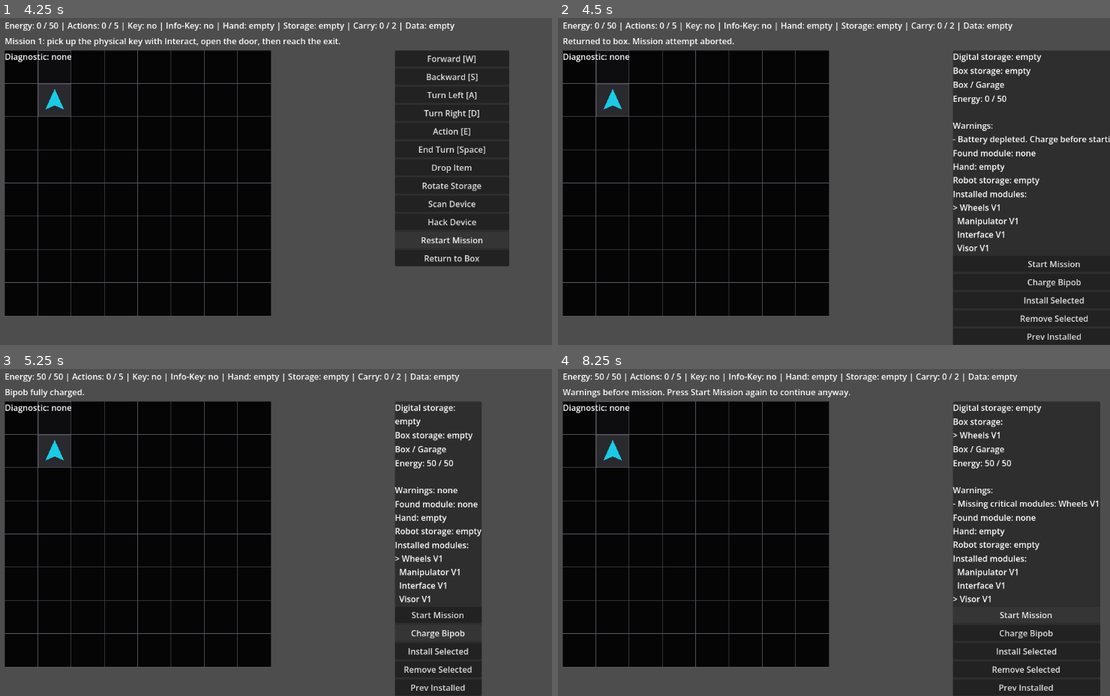
Above: before the commit, frames 1-4 (two rows, left to right).
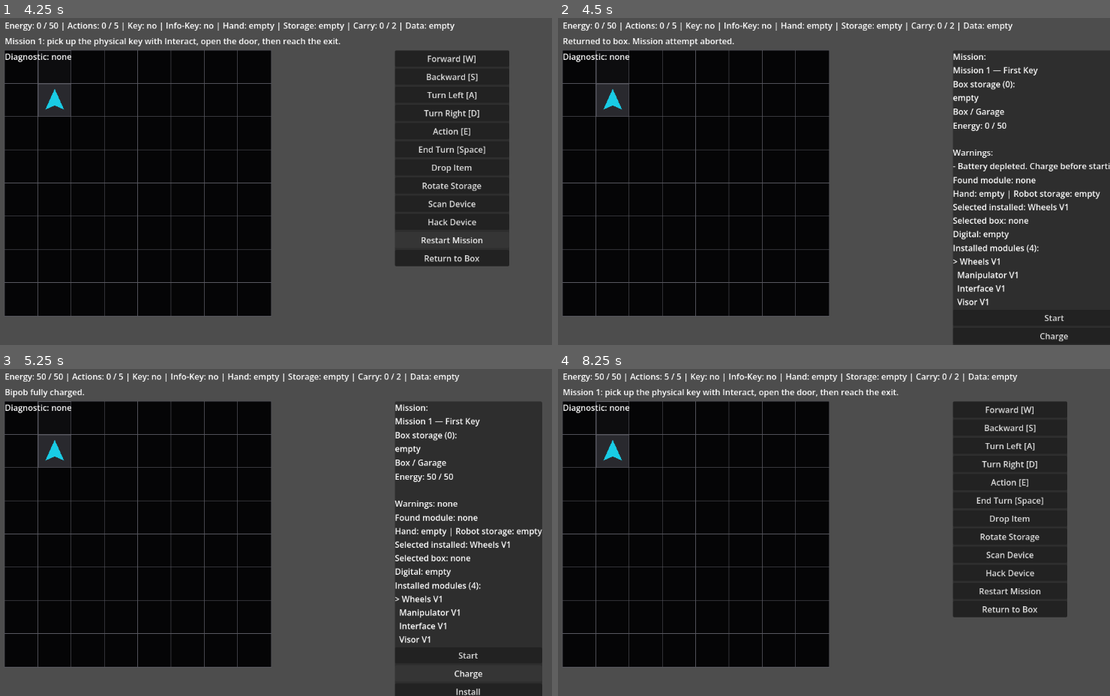
Above: after the commit, the same moments.

Repository: JUSTConnect/bibop
Game: Godot game, scene res://scenes/main.tscn
Two runs of this game, one before a commit and one after it. Both use one fixed random seed, a clock stepped at 60 frames per second and the inputs below.
Inputs (mouse positions are in pixels of both pictures, inside the frame that each line leads up to):
- Up to frame 1 (4.25 s): click "Drop Item" at 0.5 s; click "Rotate Storage" at 1.25 s; click "Scan Device" at 2 s; click "Hack Device" at 2.75 s; click "Restart Mission" at 3.5 s
- Up to frame 2 (4.5 s): click "Return to Box" at 4.25 s
- Up to frame 3 (5.25 s): click "Charge Bipob" (after the commit: "Charge") at 5 s
- Up to frame 4 (8.25 s): click "Install Selected" (after the commit: "Install") at 5.75 s; click (994, 669) at 6.5 s, where only the run before the commit has a clickable "Remove Selected"; click (1027, 686) at 7.25 s, where only the run before the commit has a clickable "Prev Installed"; click "Start Mission" (after the commit: "Start") at 8 s

Frame 1 is identical in both runs. In frame 2, 4.0% of the frame differs, in the area x 71-100%, y 10-99%; in frame 3, 12%; in frame 4, 13%, in the area x 0-99%, y 1-100%.

Commit message:
BIB-362 compact Box UI text and controls to avoid overflow

Diff:
--- a/scripts/ui/game_ui.gd
+++ b/scripts/ui/game_ui.gd
@@ -43,6 +43,72 @@
 var next_installed_button: Button
 var prev_box_button: Button
 var next_box_button: Button
+
+func get_short_module_name(module: BipobModule) -> String:
+	if module == null:
+		return "empty"
+	return bipob.get_module_display_name(module)
+
+func get_selected_installed_module_text() -> String:
+	if bipob == null or bipob.installed_modules.is_empty():
+		return "Selected installed: none"
+	clamp_box_selection_indexes()
+	var module: BipobModule = bipob.installed_modules[selected_installed_module_index]
+	return "Selected installed: " + get_short_module_name(module)
+
+func get_selected_box_module_text() -> String:
+	if bipob == null or bipob.box_storage.is_empty():
+		return "Selected box: none"
+	clamp_box_selection_indexes()
+	var module: BipobModule = bipob.box_storage[selected_box_storage_index]
+	return "Selected box: " + get_short_module_name(module)
+
+func get_compact_module_window(modules: Array, selected_index: int, max_lines: int = 4) -> Array[String]:
+	if modules.is_empty():
+		return ["empty"]
+
+	var total: int = modules.size()
+	var safe_index: int = clampi(selected_index, 0, total - 1)
+	var window_size: int = mini(max_lines, total)
+	var start_idx: int = clampi(safe_index - int(window_size / 2), 0, total - window_size)
+	var end_idx: int = start_idx + window_size - 1
+	var lines: Array[String] = []
+
+	if start_idx > 0:
+		lines.append("... ")
+
+	for index in range(start_idx, end_idx + 1):
+		var marker := "  "
+		if index == safe_index:
+			marker = "> "
+		lines.append("%s%s" % [marker, get_short_module_name(modules[index])])
+
+	if end_idx < total - 1:
+		lines.append("... ")
+
+	return lines
+
+func get_digital_storage_short_text() -> String:
+	if bipob == null:
+		return "Digital: empty"
+	if bipob.has_method("get_digital_storage_short_text"):
+		var short_text := str(bipob.get_digital_storage_short_text())
+		if short_text.is_empty() or short_text == "empty":
+			return "Digital: empty"
+		return "Digital: %s" % short_text
+	if bipob.has_method("get_digital_storage_text"):
+		var full_text := str(bipob.get_digital_storage_text())
+		if full_text.begins_with("Digital storage:\n- "):
+			var list_text := full_text.trim_prefix("Digital storage:\n- ").replace("\n- ", ", ")
+			if list_text.is_empty():
+				return "Digital: empty"
+			return "Digital: %s" % list_text
+		if full_text.begins_with("Digital storage: "):
+			var one_line := full_text.trim_prefix("Digital storage: ")
+			if one_line.is_empty() or one_line == "empty":
+				return "Digital: empty"
+			return "Digital: %s" % one_line
+	return "Digital: empty"
 
 func _ready() -> void:
 	if status_label != null:
@@ -160,30 +226,33 @@
 	if charge_button != null:
 		charge_button.pressed.connect(_on_charge_button_pressed)
 	if install_module_button != null:
-		install_module_button.text = "Install Selected"
+		install_module_button.text = "Install"
 		install_module_button.pressed.connect(_on_install_selected_box_module_pressed)
 	if start_mission_button != null:
+		start_mission_button.text = "Start"
 		start_mission_button.pressed.connect(_on_start_mission_button_pressed)
 	if box_screen != null:
 		var button_row := box_screen.get_node_or_null("PanelContainer/VBoxContainer/ButtonRow")
 		if button_row != null:
+			if charge_button != null:
+				charge_button.text = "Charge"
 			remove_module_button = Button.new()
 			remove_module_button.name = "RemoveModuleButton"
-			remove_module_button.text = "Remove Selected"
+			remove_module_button.text = "Remove"
 			remove_module_button.focus_mode = Control.FOCUS_NONE
 			button_row.add_child(remove_module_button)
 			remove_module_button.pressed.connect(_on_remove_selected_module_pressed)
 
 			prev_installed_button = Button.new()
 			prev_installed_button.name = "PrevInstalledButton"
-			prev_installed_button.text = "Prev Installed"
+			prev_installed_button.text = "Prev Inst"
 			prev_installed_button.focus_mode = Control.FOCUS_NONE
 			button_row.add_child(prev_installed_button)
 			prev_installed_button.pressed.connect(_on_prev_installed_pressed)
 
 			next_installed_button = Button.new()
 			next_installed_button.name = "NextInstalledButton"
-			next_installed_button.text = "Next Installed"
+			next_installed_button.text = "Next Inst"
 			next_installed_button.focus_mode = Control.FOCUS_NONE
 			button_row.add_child(next_installed_button)
 			next_installed_button.pressed.connect(_on_next_installed_pressed)
@@ -401,7 +470,13 @@
 		if warnings.is_empty():
 			box_status_label.text += "\n\nWarnings: none"
 		else:
-			box_status_label.text += "\n\nWarnings:\n- %s" % "\n- ".join(warnings)
+			var compact_warnings: Array[String] = []
+			var warning_limit := mini(2, warnings.size())
+			for index in range(warning_limit):
+				compact_warnings.append("- %s" % str(warnings[index]))
+			if warnings.size() > warning_limit:
+				compact_warnings.append("... +%d more" % (warnings.size() - warning_limit))
+			box_status_label.text += "\n\nWarnings:\n%s" % "\n".join(compact_warnings)
 
 	if bipob.found_module != null:
 		if box_module_label != null:
@@ -417,38 +492,24 @@
 	if bipob.stored_physical_module != null:
 		storage_text = bipob.get_module_display_name(bipob.stored_physical_module)
 	if box_module_label != null:
-		box_module_label.text += "\nHand: %s\nRobot storage: %s" % [hand_text, storage_text]
-
-	if bipob.box_storage.is_empty():
-		if box_storage_label != null:
-			box_storage_label.text = "Box storage: empty"
-	else:
-		var box_storage_text := "Box storage:"
-		for index in range(bipob.box_storage.size()):
-			var module: BipobModule = bipob.box_storage[index]
-			var marker := "  "
-			if index == selected_box_storage_index:
-				marker = "> "
-			box_storage_text += "\n%s%s" % [marker, bipob.get_module_display_name(module)]
-		if box_storage_label != null:
-			box_storage_label.text = box_storage_text
-
-	if digital_storage_label != null and bipob.has_method("get_digital_storage_text"):
-		digital_storage_label.text = str(bipob.get_digital_storage_text())
-
-	if bipob.installed_modules.is_empty():
-		if installed_modules_label != null:
-			installed_modules_label.text = "Installed modules: none"
-	else:
-		var installed_modules_text := "Installed modules:"
-		for index in range(bipob.installed_modules.size()):
-			var module: BipobModule = bipob.installed_modules[index]
-			var marker := "  "
-			if index == selected_installed_module_index:
-				marker = "> "
-			installed_modules_text += "\n%s%s" % [marker, bipob.get_module_display_name(module)]
-		if installed_modules_label != null:
-			installed_modules_label.text = installed_modules_text
+		box_module_label.text += "\nHand: %s | Robot storage: %s" % [hand_text, storage_text]
+		box_module_label.text += "\n%s" % get_selected_installed_module_text()
+		box_module_label.text += "\n%s" % get_selected_box_module_text()
+		box_module_label.text += "\n%s" % get_digital_storage_short_text()
+
+	if box_storage_label != null:
+		var box_lines: Array[String] = get_compact_module_window(bipob.box_storage, selected_box_storage_index, 3)
+		box_storage_label.text = "Box storage (%d):\n%s" % [bipob.box_storage.size(), "\n".join(box_lines)]
+
+	if digital_storage_label != null:
+		var mission_name := "n/a"
+		if bipob.has_method("get_mission_name"):
+			mission_name = str(bipob.get_mission_name(bipob.current_mission_index))
+		digital_storage_label.text = "Mission:\n%s" % mission_name
+
+	if installed_modules_label != null:
+		var installed_lines: Array[String] = get_compact_module_window(bipob.installed_modules, selected_installed_module_index, 4)
+		installed_modules_label.text = "Installed modules (%d):\n%s" % [bipob.installed_modules.size(), "\n".join(installed_lines)]
 
 func show_hint(message: String) -> void:
 	if hint_label != null:
